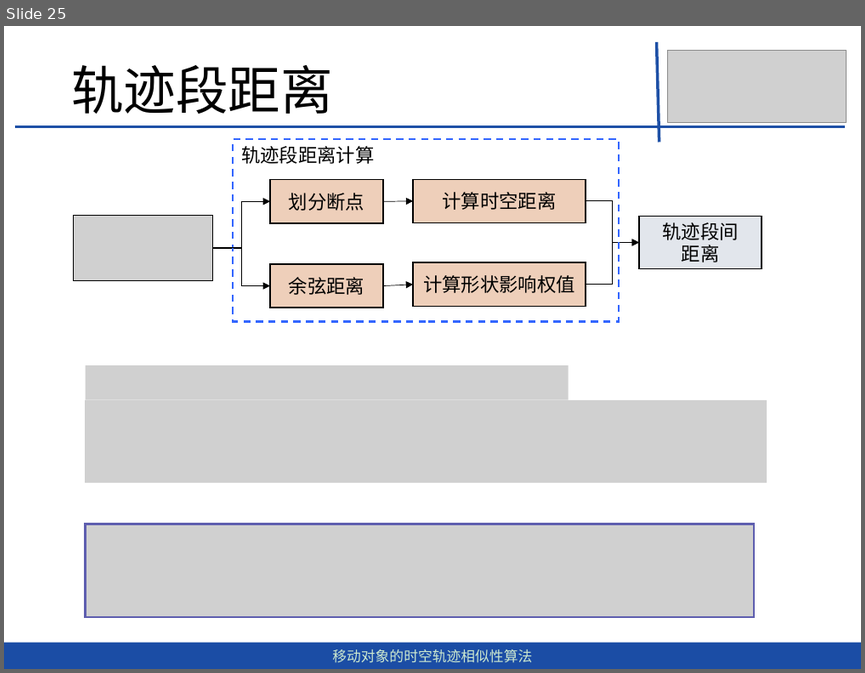
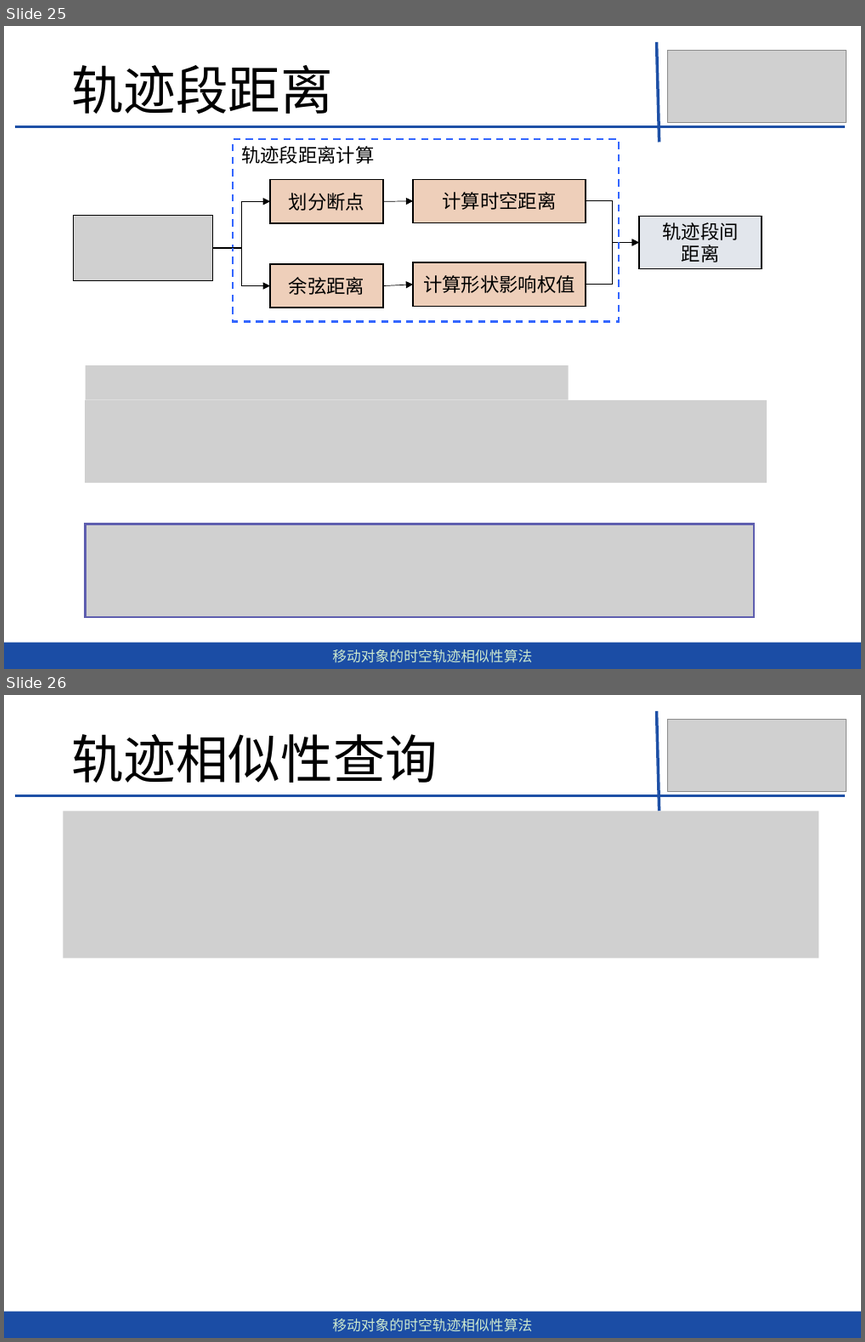
Before and after one commit to dingguangwei/biyelunwen, a slide deck: 移动对象的时空轨迹相似性查询算法-丁光伟-第2版.pptx. Shown one above the other, each under a label of ours: slide 25 before the commit, slides 25 and 26 after it. The pictures are 865x673 and 865x1342 pixels, drawn with LibreOffice and Linux fonts; fonts in the diff are those of the drawing; grey boxes stand for pictures. Boxes give left, top, right and bottom in pixels: in the first picture for what was removed or moved away, otherwise in the second. Text is boxed around its words. In the diff, an @@ line names an element or a change of style, - is before the commit and + after.

```diff
--- a/移动对象的时空轨迹相似性查询算法-丁光伟-第2版.pptx
+++ b/移动对象的时空轨迹相似性查询算法-丁光伟-第2版.pptx
@@ slide 26 added at [4, 695, 861, 1338], background #CCE8CF @@
@@ line added from (656, 711) to (659, 811), #1E50A6 2.5 pt @@
@@ picture added at [667, 720, 846, 792] @@
@@ text added at [71, 734, 438, 783], 44 pt, text #000000 @@
+轨迹相似性查询
@@ line added from (14, 796) to (845, 796), #1E50A6 2.5 pt @@
@@ picture added at [64, 811, 819, 958] @@
@@ rectangle added at [4, 1311, 861, 1338], fill #1B4DA5, 12 pt, text #CCE8CF @@
+移动对象的时空轨迹相似性算法
```
Also in this commit, not shown: 8 slides changed, 3 other files.
